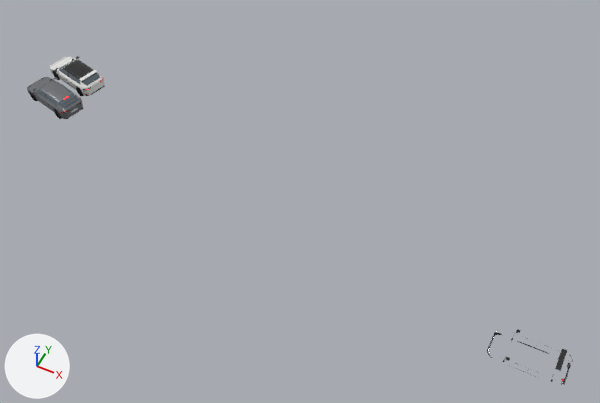
What one commit did to the Blender file neubau-video/blender/neubau.blend.
One viewpoint serves both versions: a camera (50 mm lens) standing at (57.5, -29.0, 39.6) and looking at (41.6, 2.8, -0.1). The lights are fixed; the arrows at lower left show +X, +Y and +Z. The first picture is the older version. The same objects are shown in both versions, whatever each file hides.

The first picture shows 'Auto2_Karosserie', 'Auto3_Karosserie' and 3 more.
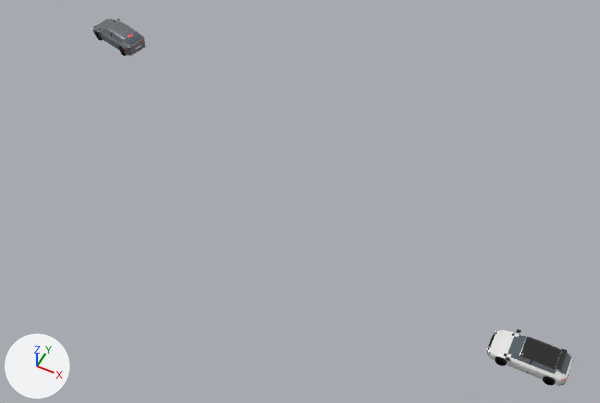
Where the newer file only moved an object's origin or applied its transform, the numbers keep the older frame.

Where the change shows, as pixel boxes (x1, y1, x2, y2) in the pictures (600 x 403 px):
'Auto3_Karosserie', moved, turned: before (50, 56, 104, 96); after (487, 330, 573, 386)
'Auto2_Karosserie', moved: before (27, 77, 83, 119); after (93, 19, 145, 56)
'Auto3_Details', moved, turned: before (52, 56, 105, 96); after (487, 329, 573, 385)
'Auto2_Details', moved: before (27, 77, 84, 119); after (92, 18, 146, 56)
'Auto3_Rad_hl', moved, turned: before (77, 88, 84, 96); after (542, 377, 555, 385)
'Auto3_Rad_vl', moved, turned: before (53, 72, 60, 80); after (495, 357, 507, 366)
'Auto2_Rad_hl', moved: before (55, 110, 62, 119); after (120, 47, 126, 56)
'Auto2_Rad_vl', moved: before (30, 93, 38, 101); after (96, 32, 102, 41)

The edits, one by one:
Object 'Auto2_Karosserie' (ob_auto2_karosserie) moves from (23.03, 2.33, 1.2) to (23.03, 9.94, 1.2).
Object 'Auto3_Karosserie' (ob_auto3_karosserie) moves from (22.98, 4.88, 1.2) to (58.0, -2.3, 0.0).
Object 'Auto3_Karosserie' (ob_auto3_karosserie) turns from (0, 0, 165) to (0, 0, 180) degrees about x, y and z.
